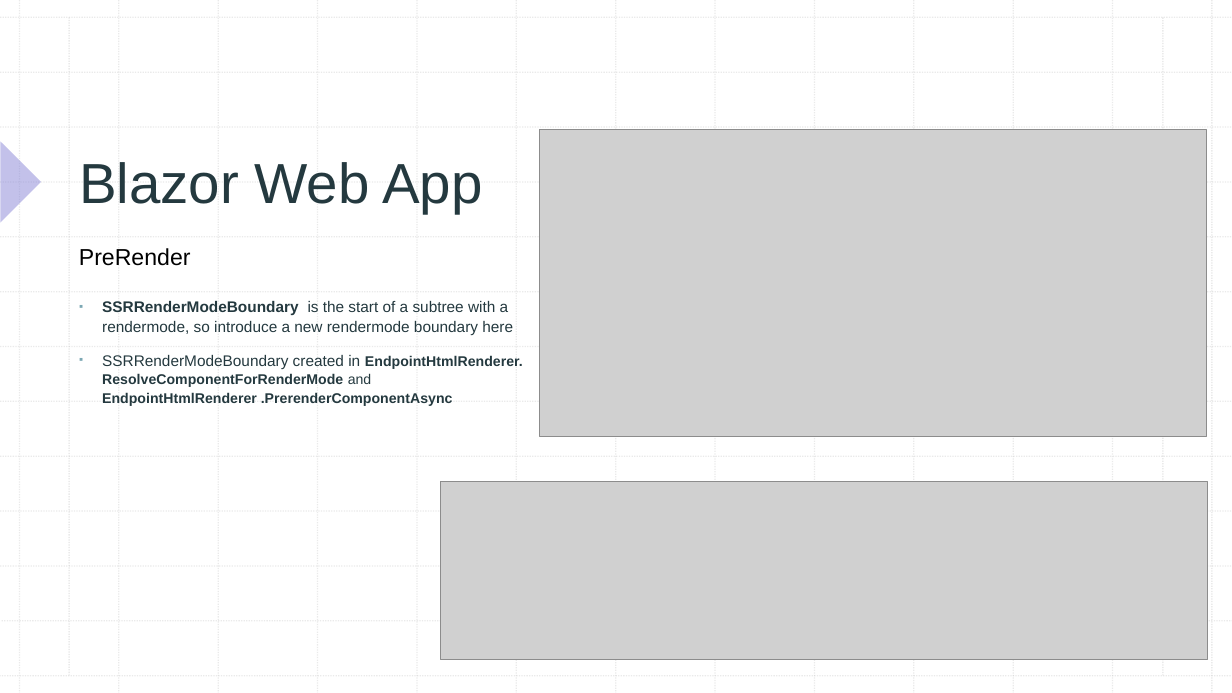
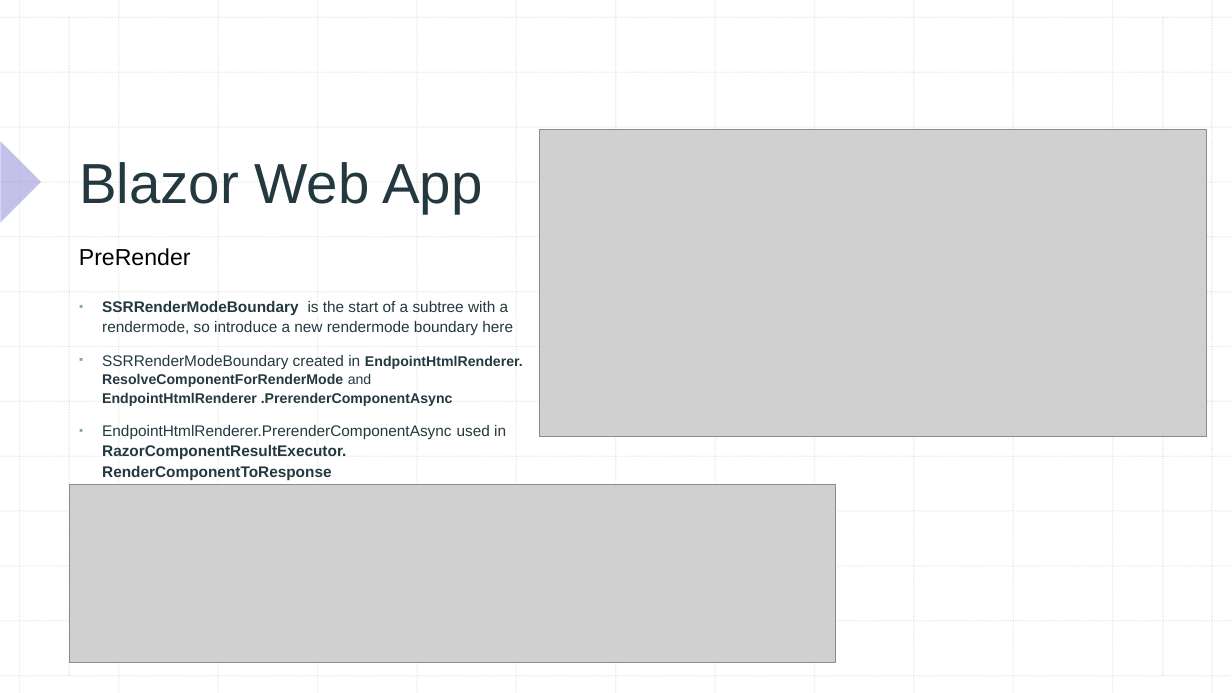
Before and after one commit to xccu/NetCore-Demo, a slide deck: slide 20 of Blazor in .net 8.pptx (slide 19 before the commit). Drawn at 1232x693 pixels with LibreOffice and Linux fonts; fonts in the diff are those of the drawing; grey boxes stand for pictures. Boxes give left, top, right and bottom in pixels: in the first picture for what was removed or moved away, otherwise in the second. Text is boxed around its words. In the diff, an @@ line names an element or a change of style, - is before the commit and + after.

```diff
--- a/Blazor in .net 8.pptx
+++ b/Blazor in .net 8.pptx
@@ text at (x1=102, y1=425, x2=506, y2=480): paragraph added @@
+▪ EndpointHtmlRenderer.PrerenderComponentAsync used in RazorComponentResultExecutor. RenderComponentToResponse
@@ picture moved from (x1=441, y1=482, x2=1207, y2=660) to (x1=70, y1=484, x2=836, y2=663) @@
```
Also in this commit, not shown: 2 other slides changed, 2 slides added, 1 other file.
